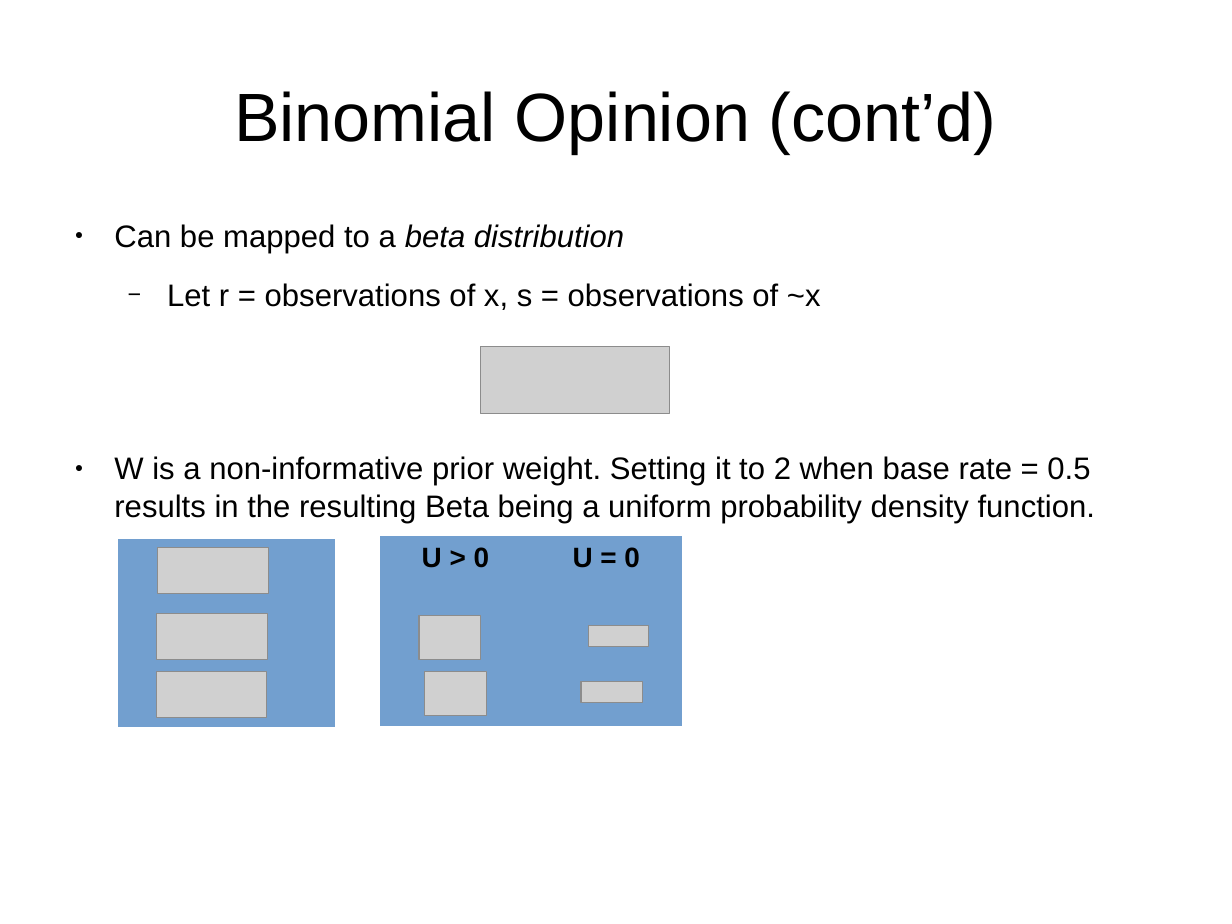
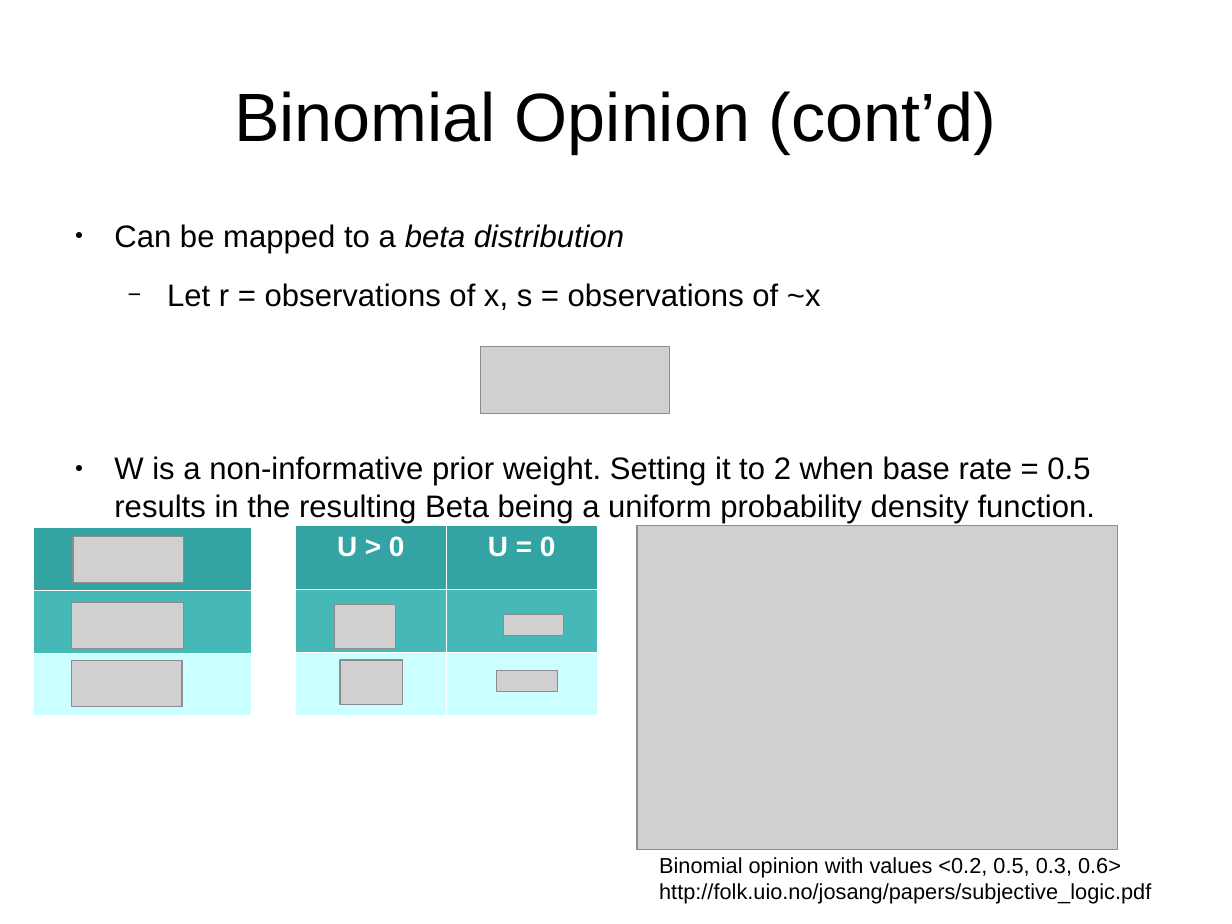
Before and after one commit to bstamour/SLHS, a slide deck: slide 17 of docs/proposal-from-bob.odp. Drawn at 1232x924 pixels with LibreOffice and Linux fonts; fonts in the diff are those of the drawing; grey boxes stand for pictures. Boxes give left, top, right and bottom in pixels: in the first picture for what was removed or moved away, otherwise in the second. Text is boxed around its words. In the diff, an @@ line names an element or a change of style, - is before the commit and + after.

```diff
--- a/docs/proposal-from-bob.odp
+++ b/docs/proposal-from-bob.odp
@@ 7 pictures, 2 tables: place and size @@
-7 pictures, 2 tables at bbox=[119, 537, 682, 727]
+7 pictures, 2 tables at bbox=[34, 525, 597, 715]
@@ table at bbox=[34, 528, 250, 715] @@
@@ fill #729FCF to #33A3A3 in row 1, column 1 @@
@@ fill #729FCF to #47B8B8 in row 2, column 1 @@
@@ fill #729FCF to #CCFFFF in row 3, column 1 @@
@@ borders changed @@
@@ table at bbox=[295, 525, 597, 715] @@
@@ fill #729FCF to #33A3A3 in row 1 @@
@@ fill #729FCF to #47B8B8 in row 2 @@
@@ fill #729FCF to #CCFFFF in row 3 @@
@@ text colour #000000 to #FFFFFF @@
@@ borders changed @@
@@ picture added at bbox=[637, 525, 1118, 850] @@
@@ text added at bbox=[659, 857, 1151, 903], 14 pt, text #000000 @@
+Binomial opinion with values <0.2, 0.5, 0.3, 0.6>
+http://folk.uio.no/josang/papers/subjective_logic.pdf
```
Also in this commit, not shown: 3 other slides changed, 2 slides added.
